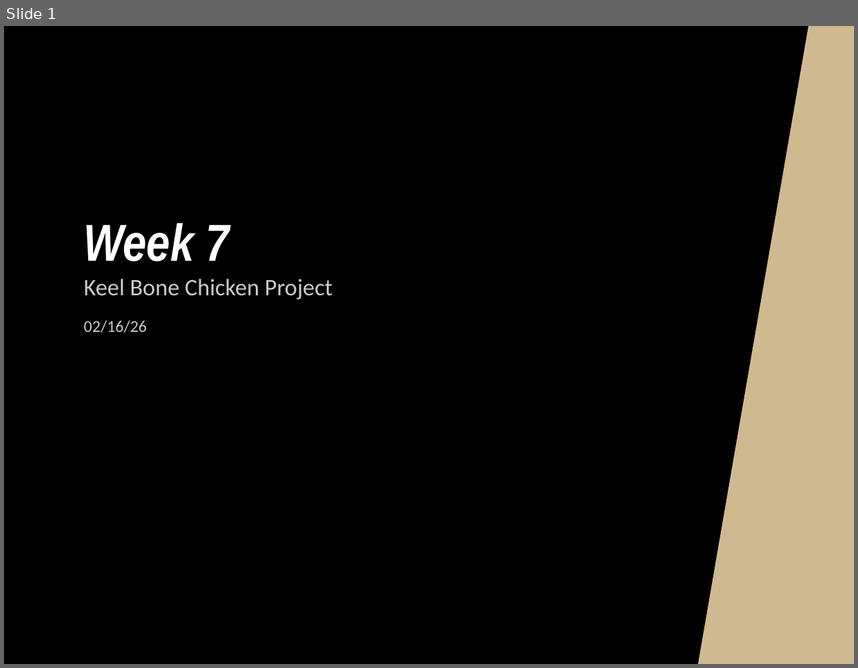
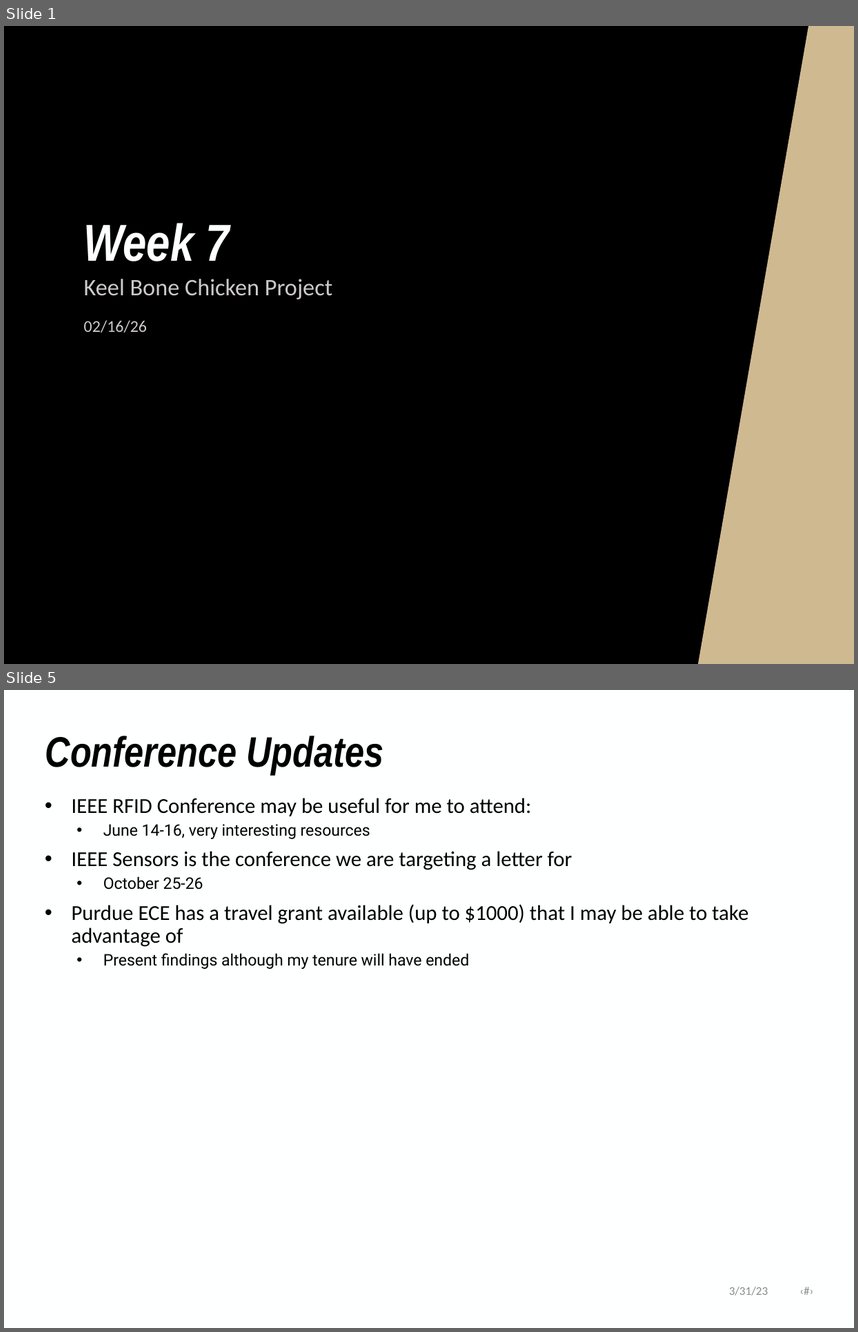
Before and after one commit to NHuang58/Biomedical_Device_PCB, a slide deck: Documentation/Slides/Week_22.pptx. Shown one above the other, each under a label of ours: slide 1 before the commit, slides 1 and 5 after it; the slides between them are not shown. The pictures are 858x668 and 858x1332 pixels, drawn with LibreOffice and Linux fonts; fonts in the diff are those of the drawing; background and template pictures are left out. Boxes give left, top, right and bottom in pixels: in the first picture for what was removed or moved away, otherwise in the second. Text is boxed around its words. In the diff, an @@ line names an element or a change of style, - is before the commit and + after.

```diff
--- a/Documentation/Slides/Week_22.pptx
+++ b/Documentation/Slides/Week_22.pptx
@@ slide 5 added at [4,690,854,1328], background #FEFFFF @@
@@ title added at [45,736,383,775], 36 pt, text #000000, bold, italic @@
+Conference Updates
@@ text added at [72,798,749,969], 18 pt, text #000000 @@
+• IEEE RFID Conference may be useful for me to attend:
+  • June 14-16, very interesting resources
+• IEEE Sensors is the conference we are targeting a letter for
+  • October 25-26
+• Purdue ECE has a travel grant available (up to $1000) that I may be able to take advantage of
+  • Present findings although my tenure will have ended
@@ text added at [729,1286,768,1295], 10 pt, text #8C8C8C @@
+3/31/23 ‹#›
```
Also in this commit, not shown: 2 slides changed, 4 other slides added, 9 other files.
